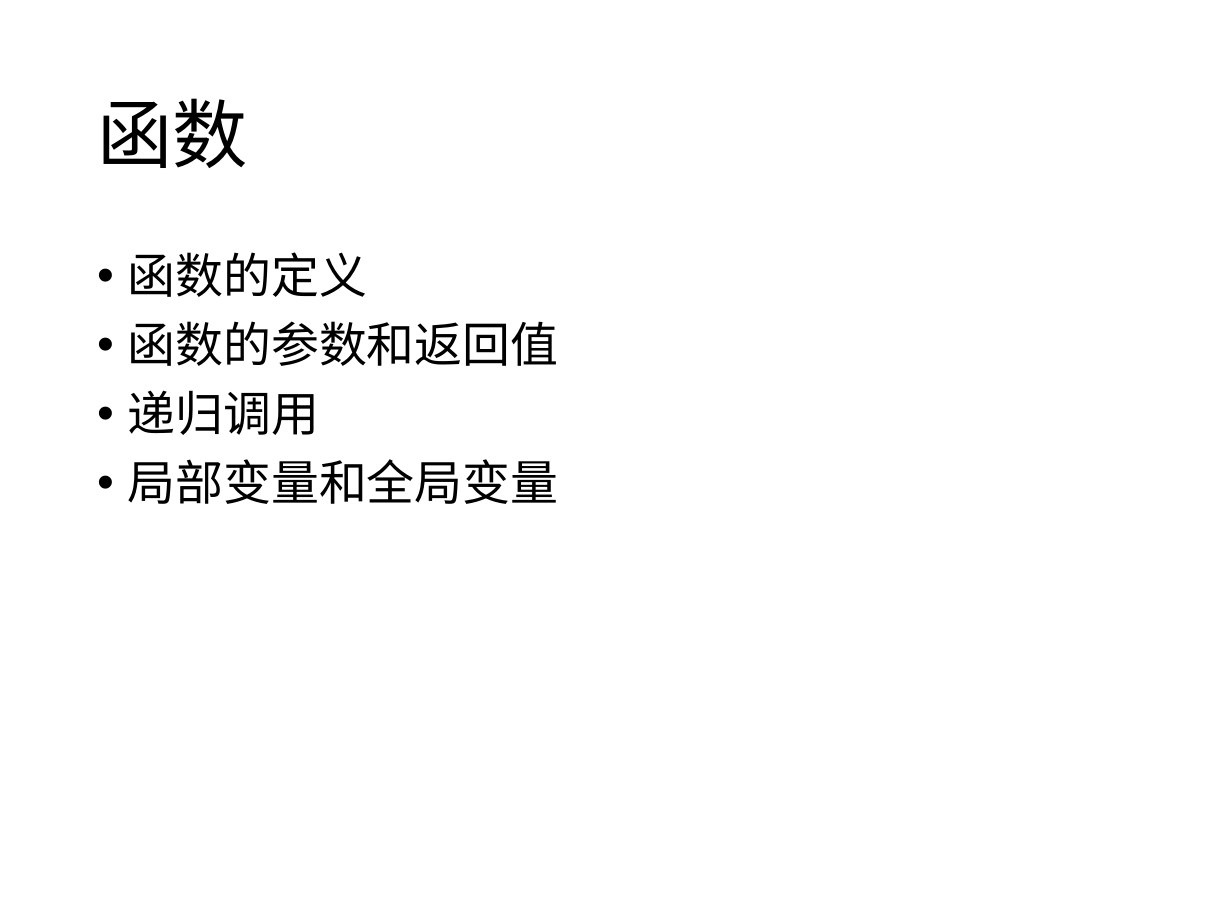
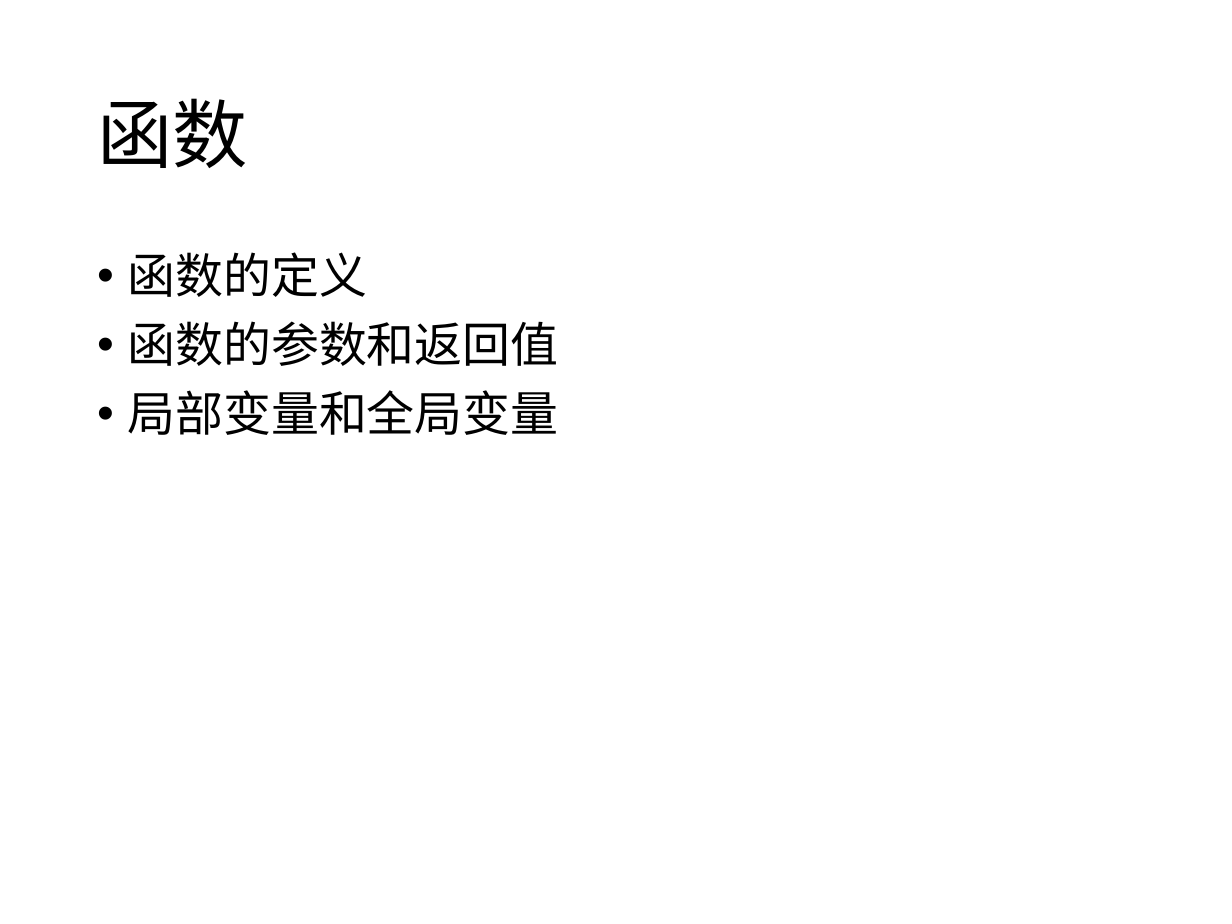
Before and after one commit to zhinan18/test, a slide deck: slide 8 of flash1.pptx. Drawn at 1232x924 pixels with LibreOffice and Linux fonts; fonts in the diff are those of the drawing. Boxes give left, top, right and bottom in pixels: in the first picture for what was removed or moved away, otherwise in the second. Text is boxed around its words. In the diff, an @@ line names an element or a change of style, - is before the commit and + after.

```diff
--- a/flash1.pptx
+++ b/flash1.pptx
@@ text at [128, 390, 319, 435]: paragraph removed @@
-• 递归调用
```
Also in this commit, not shown: 1 other slide changed, 4 other files.
